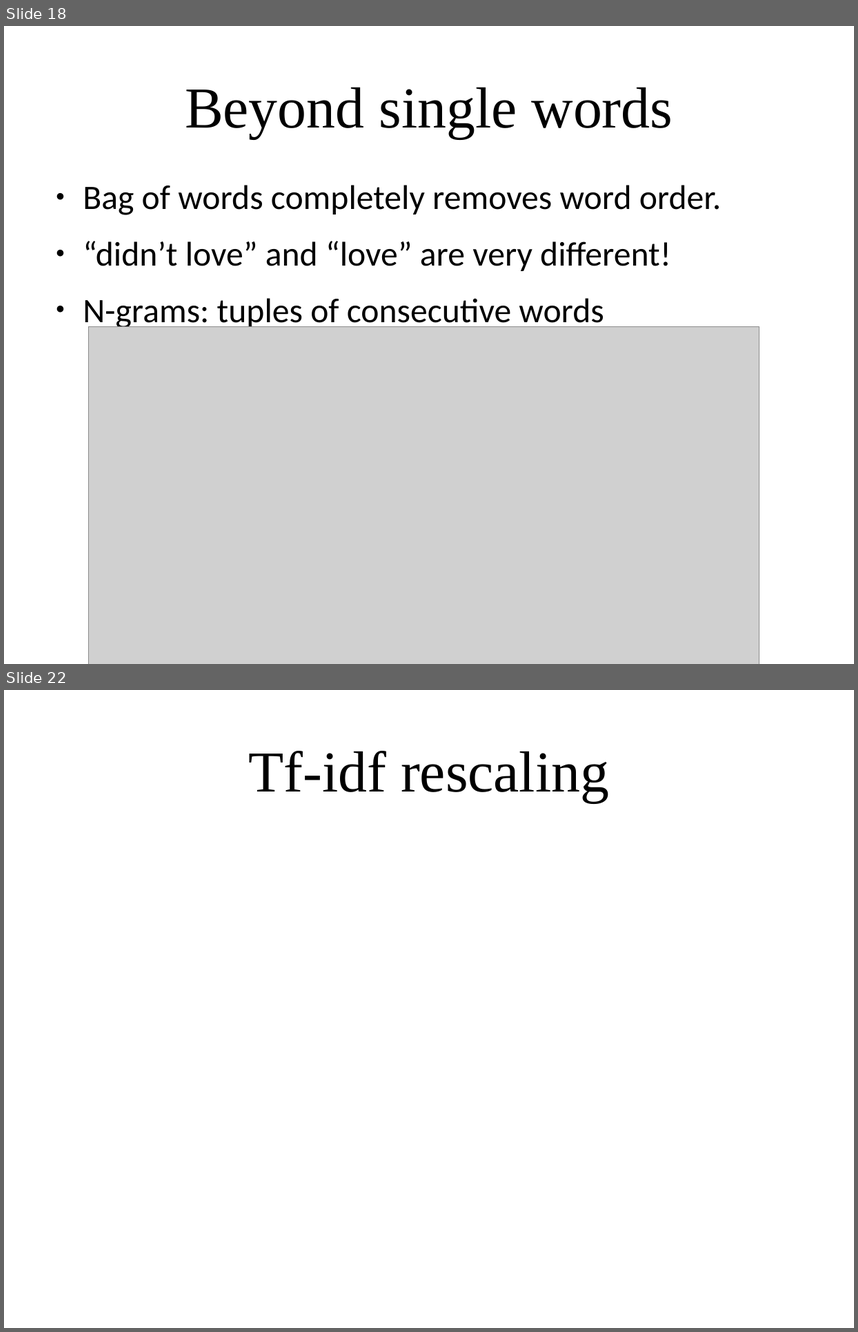
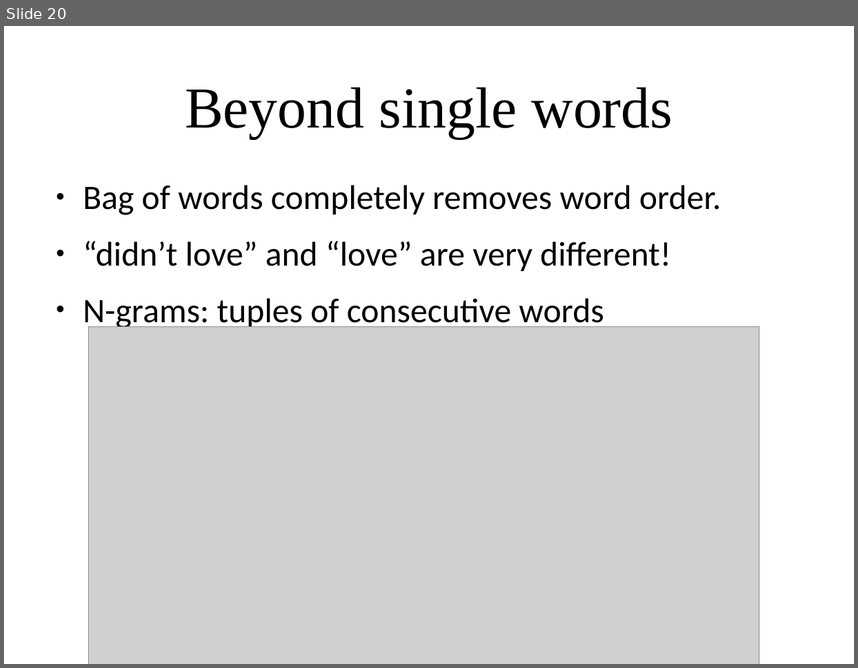
Before and after one commit to amueller/applied_ml_spring_2017, a slide deck: slides/aml-19-040317.odp. Shown one above the other, each under a label of ours: slides 18 and 22 before the commit, slide 20 after it; the slides between them are not shown. The pictures are 858x1332 and 858x668 pixels, drawn with LibreOffice and Linux fonts; fonts in the diff are those of the drawing; grey boxes stand for pictures. Boxes give left, top, right and bottom in pixels: in the first picture for what was removed or moved away, otherwise in the second. Text is boxed around its words. In the diff, an @@ line names an element or a change of style, - is before the commit and + after.

```diff
--- a/slides/aml-19-040317.odp
+++ b/slides/aml-19-040317.odp
@@ slide 22 removed at <box>4,690,854,1328</box>, background #FFFFFF @@
@@ title removed at <box>248,751,609,802</box> @@
-Tf-idf rescaling
@@ what was slide 18 is now slide 20 @@
```
Also in this commit, not shown: 2 slides changed, 24 slides added, 5 other slides removed, 2 other files.
